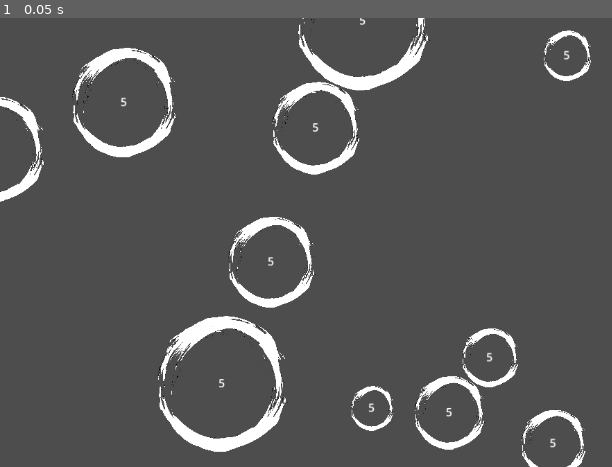
Above: before the commit, frame 1.
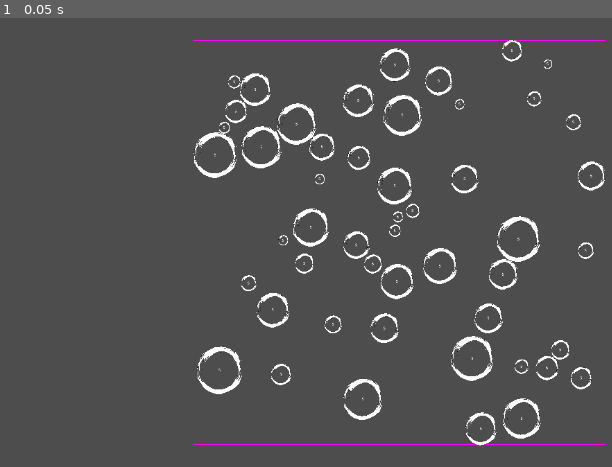
Above: after the commit, the same moment.

Repository: FabienSchmitt/Symbiosis
Game: Godot game, scene res://scenes/procedural_environment.tscn
Two runs of this game, one before a commit and one after it. Both use one fixed random seed, a clock stepped at 60 frames per second and the inputs below. This scene is started directly instead of the project's main scene.
Inputs:
- Up to frame 1 (0.05 s): no input

The runs differ from the first frame. In frame 1, 11% of the frame differs, in the area x 0-100%, y 0-100%.

Commit message:
my first procedural map

Diff:
--- a/scenes/procedural_environment.tscn
+++ b/scenes/procedural_environment.tscn
@@ -1,6 +1,10 @@
-[gd_scene load_steps=2 format=3 uid="uid://cd8qntrmh0ipq"]
+[gd_scene load_steps=3 format=3 uid="uid://cd8qntrmh0ipq"]
 
 [ext_resource type="Script" uid="uid://c3otgqvgg3ur4" path="res://scripts/procedural_environment.gd" id="1_1idrb"]
+[ext_resource type="Script" uid="uid://dmg0f6ikp4i3k" path="res://scripts/debug_camera.gd" id="2_1daip"]
 
 [node name="ProceduralEnvironment" type="Node2D"]
 script = ExtResource("1_1idrb")
+
+[node name="Camera2D" type="Camera2D" parent="."]
+script = ExtResource("2_1daip")
--- /dev/null
+++ b/scenes/procedural_map.tscn
@@ -0,0 +1,6 @@
+[gd_scene load_steps=2 format=3 uid="uid://c5ddla3fbv42y"]
+
+[ext_resource type="Script" uid="uid://ywydekuy2c00" path="res://scripts/procedural_map.gd" id="1_i2eay"]
+
+[node name="procedural_map" type="Node2D"]
+script = ExtResource("1_i2eay")
--- /dev/null
+++ b/scripts/debug_camera.gd
@@ -0,0 +1,2 @@
+extends Camera2D
+class_name DebugCamera
--- a/scripts/procedural_environment.gd
+++ b/scripts/procedural_environment.gd
@@ -6,6 +6,9 @@
 @export var maximal_cell_radius = 100
 
 @export var max_iteration := 1000
+
+@onready var camera_2d: DebugCamera = $Camera2D
+
 
 var _cell_scene: PackedScene
 
@@ -26,6 +29,40 @@
 
 	for cell in _cells:
 		get_tree().current_scene.add_child(cell)
+
+	#debug camera settings
+	var rect2 = compute_bounds()
+	frame_camera(camera_2d, rect2)
+
+func _draw() -> void:
+	var bounds = compute_bounds()
+	draw_rect(bounds, Color(4.899, 0.0, 4.899, 0.976), false, 2.0)
+
+func compute_bounds() -> Rect2:
+	var min_pos = Vector2.INF
+	var max_pos = -Vector2.INF
+
+	for c in _cells:
+		min_pos.x = min(min_pos.x, c.global_position.x - c.radius)
+		min_pos.y = min(min_pos.y, c.global_position.y - c.radius)
+		max_pos.x = max(max_pos.x, c.global_position.x + c.radius)
+		max_pos.y = max(max_pos.y, c.global_position.y + c.radius)
+
+	return Rect2(min_pos, max_pos - min_pos)
+
+func frame_camera(camera: Camera2D, bounds: Rect2):
+	camera.global_position = bounds.get_center()
+
+	var viewport_size = get_viewport_rect().size
+	var zoom_x = viewport_size.x / bounds.size.x
+	var zoom_y =  viewport_size.y / bounds.size.y
+
+
+	camera.zoom = Vector2.ONE * min(zoom_x, zoom_y) *0.9
+
+	print("bounds: ", bounds, "viewport : ", viewport_size)
+	print("bounds size : ", bounds.size)
+	print("Zoom : ", zoom_x, " ",  zoom_y)
 
 
 func _execute_loop():
--- /dev/null
+++ b/scripts/procedural_map.gd
@@ -0,0 +1,87 @@
+extends Node2D
+class_name ProceduralMap
+
+@export var width := 200
+@export var height := 100
+@export var alive_percentage := 75.0
+@export var pixel_size := 5
+var previous_grid : Dictionary[Vector2i, bool] = {}
+var grid :Dictionary[Vector2i, bool] = {}
+
+func _ready() -> void:
+	for j in height:
+		for i in width:
+			var is_alive = randf_range(0, 100) <= alive_percentage
+			grid.get_or_add(Vector2i(i, j), is_alive)
+
+
+	print(grid.size())
+
+
+func _process(delta: float) -> void:
+	if (Input.is_action_just_released("right")):
+		previous_grid = grid.duplicate()
+		_process_next_generation()
+		queue_redraw()
+
+	if (Input.is_action_just_released("left")):
+		flood_fill()
+
+func _process_next_generation() -> void:
+	for i in width:
+		for j in height:
+			var dead_neighbors_count = count_dead_neighbors(i, j)
+			var old_value = previous_grid.get(Vector2i(i, j))
+			var is_dead = ((0 if old_value else 1) + dead_neighbors_count) >= 5
+			grid[Vector2i(i, j)] = !is_dead
+
+func count_dead_neighbors(i: int, j: int) -> int:
+	var count = 0
+	for x in [-1, 0, 1]:
+		for y in [-1, 0, 1]:
+			if x == 0 && y == 0: continue
+			if not previous_grid.get(Vector2i(i + x, j + y)):
+				count = count + 1
+	return count
+
+func flood_fill() -> void:
+	# we want to make sure that every room is connected to the other
+	# we pick one random alive cell and flood from there every connected cell.
+	var alives: Array[Vector2i] = grid.keys().filter(func(x: Vector2i) -> bool: return grid[x])
+	var random_start = alives[randi_range(0, alives.size())]
+
+	var alives_flooded : Array[Vector2i] = [random_start]
+	var newly_flooded : Array[Vector2i] = [random_start]
+
+	while newly_flooded.size() > 0:
+		flood_neighbors(newly_flooded, alives_flooded)
+
+	# check if all the alives are flooded?
+	alives.sort()
+	alives_flooded.sort()
+	if alives_flooded == alives:
+		print("fully connected")
+
+	else:
+		print("not connected")
+
+
+func flood_neighbors(newly_flooded: Array[Vector2i], alives_flooded: Array[Vector2i]) -> void:
+	var start := newly_flooded[0]
+	for i in [-1, 0, 1]:
+		for j in [-1, 0, 1]:
+			if i == 0 && j == 0: continue
+			var index = start + Vector2i(i, j)
+			if grid.get(index) && !alives_flooded.has(index):
+				newly_flooded.append(index)
+				alives_flooded.append(index)
+	newly_flooded.remove_at(0)
+
+
+func _draw() -> void:
+	for i in width:
+		for j in height:
+			var value = grid.get(Vector2i(i, j))
+			var color = Color.WHITE if value else Color.BLACK
+			var rect = Rect2(Vector2i(i, j) * pixel_size, Vector2.ONE * pixel_size)
+			draw_rect(rect, color)
Not shown, added: scripts/debug_camera.gd.uid
Not shown, added: scripts/procedural_map.gd.uid
Not shown, added: scenes/procedural_map.tscn8486898244.tmp
